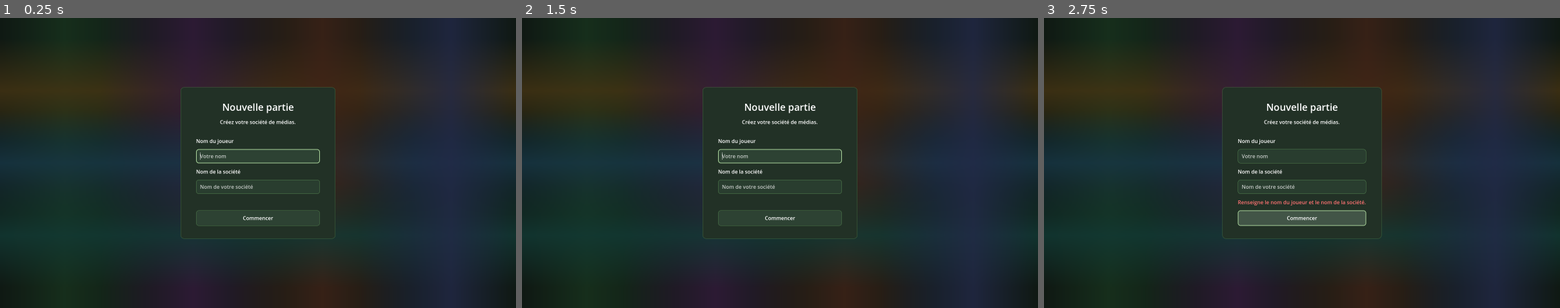
Above: before the commit, frames 1-3 (left to right).
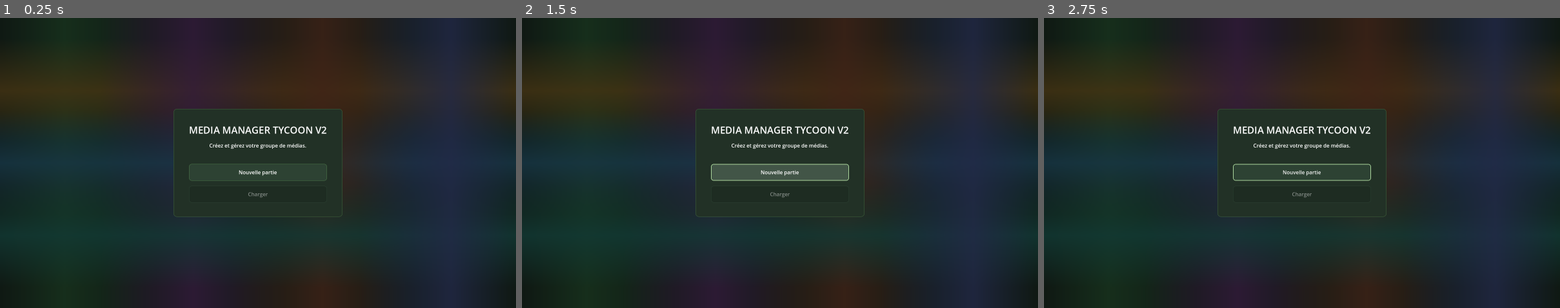
Above: after the commit, the same moments.

Repository: Adrienco69/MediaManagerTycoon_V2
Game: Godot game, scene res://scenes/main.tscn
The game is run twice, just before and just after one commit, with the same random seed, the same clock (stepped at 60 frames per second) and the same inputs.
Inputs (mouse positions are in pixels of both pictures, inside the frame that each line leads up to):
- Up to frame 1 (0.25 s): no input
- Up to frame 2 (1.5 s): click (780, 171) at 0.5 s, where only the run after the commit has a clickable "Nouvelle partie"; click (780, 171) at 1.25 s, where only the run after the commit has a clickable "Nouvelle partie"
- Up to frame 3 (2.75 s): click (1302, 218) at 2 s, where only the run before the commit has a clickable "Commencer"

The runs differ from the first frame. In frame 1, 3.0% of the frame differs, in the area x 33-67%, y 23-77%; in frame 2, 4.2%; in frame 3, 4.2%.

Commit message:
Ajoute l'écran d'accueil Nouvelle partie et Charger

Diff:
--- a/scenes/main.tscn
+++ b/scenes/main.tscn
@@ -259,7 +259,53 @@
 grow_horizontal = 2
 grow_vertical = 2
 
+[node name="HomePanel" type="PanelContainer" parent="StartScreen/Center"]
+unique_name_in_owner = true
+custom_minimum_size = Vector2(480, 0)
+layout_mode = 2
+
+[node name="Margin" type="MarginContainer" parent="StartScreen/Center/HomePanel"]
+layout_mode = 2
+theme_override_constants/margin_left = 36
+theme_override_constants/margin_top = 36
+theme_override_constants/margin_right = 36
+theme_override_constants/margin_bottom = 36
+
+[node name="VBox" type="VBoxContainer" parent="StartScreen/Center/HomePanel/Margin"]
+layout_mode = 2
+theme_override_constants/separation = 16
+
+[node name="HomeTitle" type="Label" parent="StartScreen/Center/HomePanel/Margin/VBox"]
+unique_name_in_owner = true
+layout_mode = 2
+theme_override_font_sizes/font_size = 30
+text = "MEDIA MANAGER TYCOON V2"
+horizontal_alignment = 1
+
+[node name="HomeSubtitle" type="Label" parent="StartScreen/Center/HomePanel/Margin/VBox"]
+layout_mode = 2
+text = "Créez et gérez votre groupe de médias."
+horizontal_alignment = 1
+
+[node name="HomeSpacer" type="Control" parent="StartScreen/Center/HomePanel/Margin/VBox"]
+custom_minimum_size = Vector2(0, 14)
+layout_mode = 2
+
+[node name="NewGameMenuButton" type="Button" parent="StartScreen/Center/HomePanel/Margin/VBox"]
+unique_name_in_owner = true
+custom_minimum_size = Vector2(0, 52)
+layout_mode = 2
+text = "Nouvelle partie"
+
+[node name="LoadGameButton" type="Button" parent="StartScreen/Center/HomePanel/Margin/VBox"]
+unique_name_in_owner = true
+custom_minimum_size = Vector2(0, 52)
+layout_mode = 2
+disabled = true
+text = "Charger"
+
 [node name="Panel" type="PanelContainer" parent="StartScreen/Center"]
+visible = false
 custom_minimum_size = Vector2(480, 0)
 layout_mode = 2
 
@@ -323,3 +369,9 @@
 custom_minimum_size = Vector2(0, 48)
 layout_mode = 2
 text = "Commencer"
+
+[node name="BackToHomeButton" type="Button" parent="StartScreen/Center/Panel/Margin/VBox"]
+unique_name_in_owner = true
+custom_minimum_size = Vector2(0, 44)
+layout_mode = 2
+text = "Retour"
